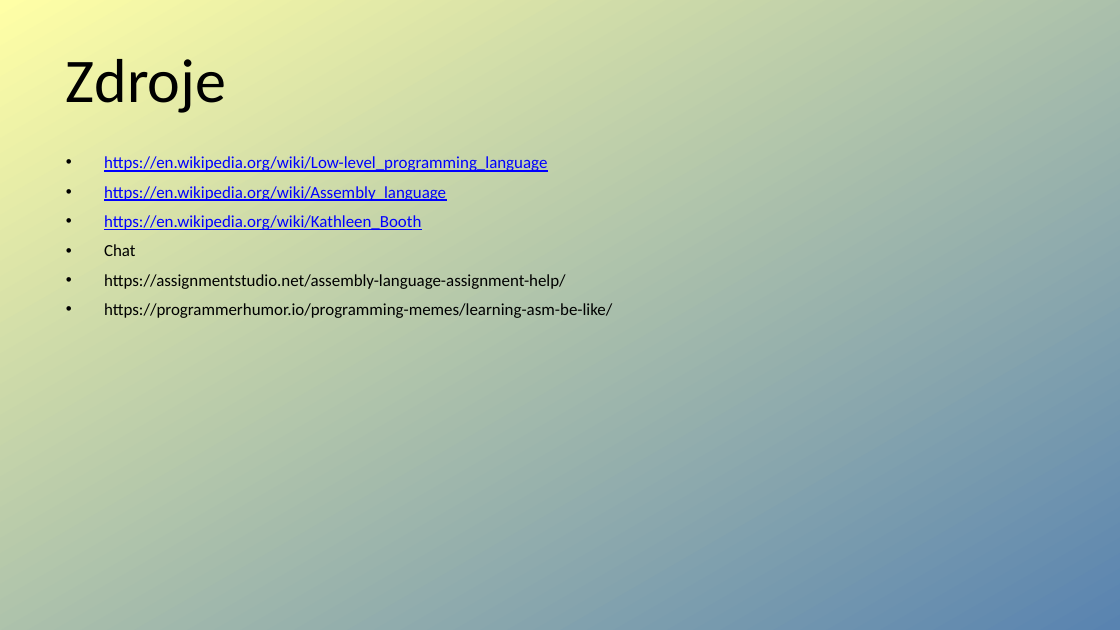
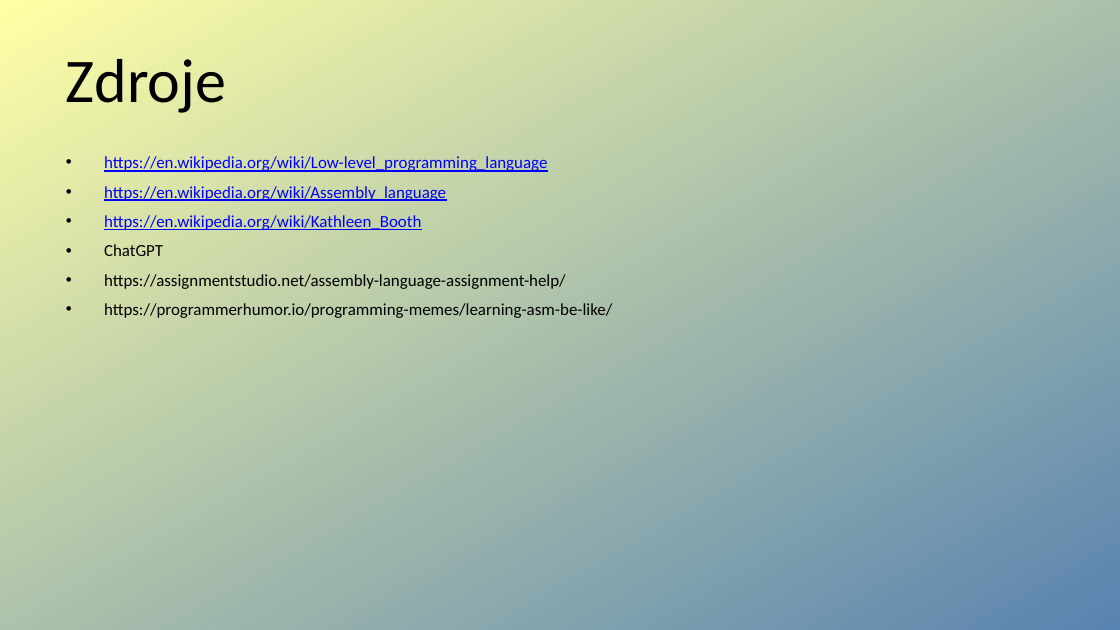
Before and after one commit to Filakcz/Assembly-basics, a slide deck: slide 6 of Assembly.odp. Drawn at 1120x630 pixels with LibreOffice and Linux fonts; fonts in the diff are those of the drawing. Boxes give left, top, right and bottom in pixels: in the first picture for what was removed or moved away, otherwise in the second. Text is boxed around its words. In the diff, an @@ line names an element or a change of style, - is before the commit and + after.

```diff
--- a/Assembly.odp
+++ b/Assembly.odp
@@ text at [104, 244, 163, 256]: text changed @@
-• Chat
+• ChatGPT
```
Also in this commit, not shown: 2 other files.
